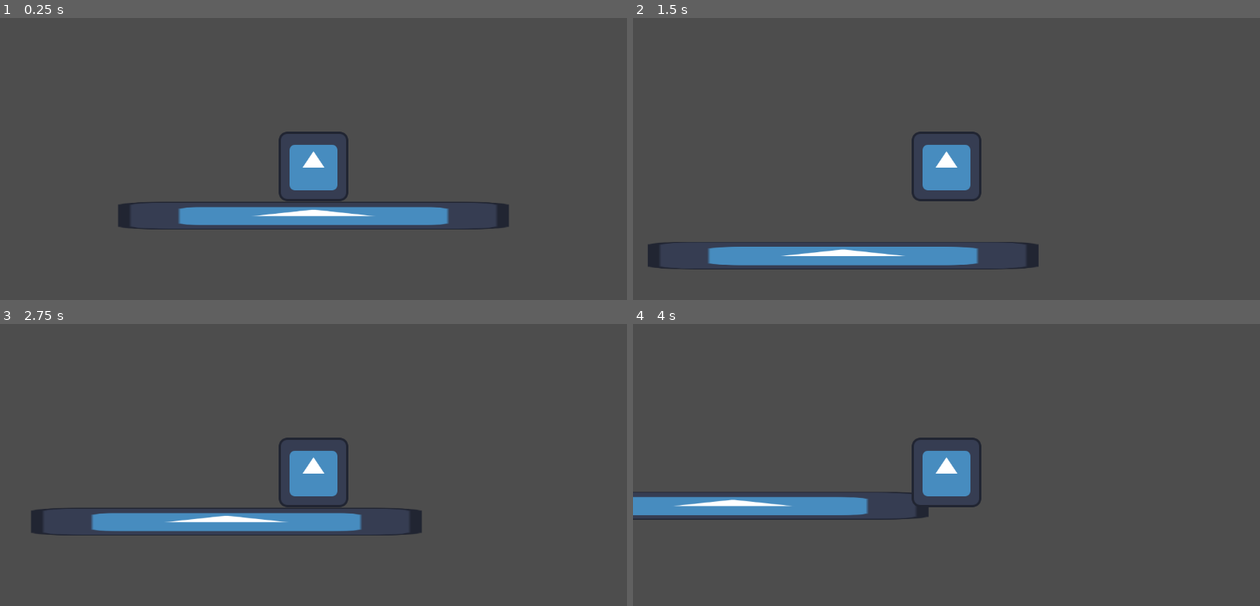
Above: before the commit, frames 1-4 (two rows, left to right).
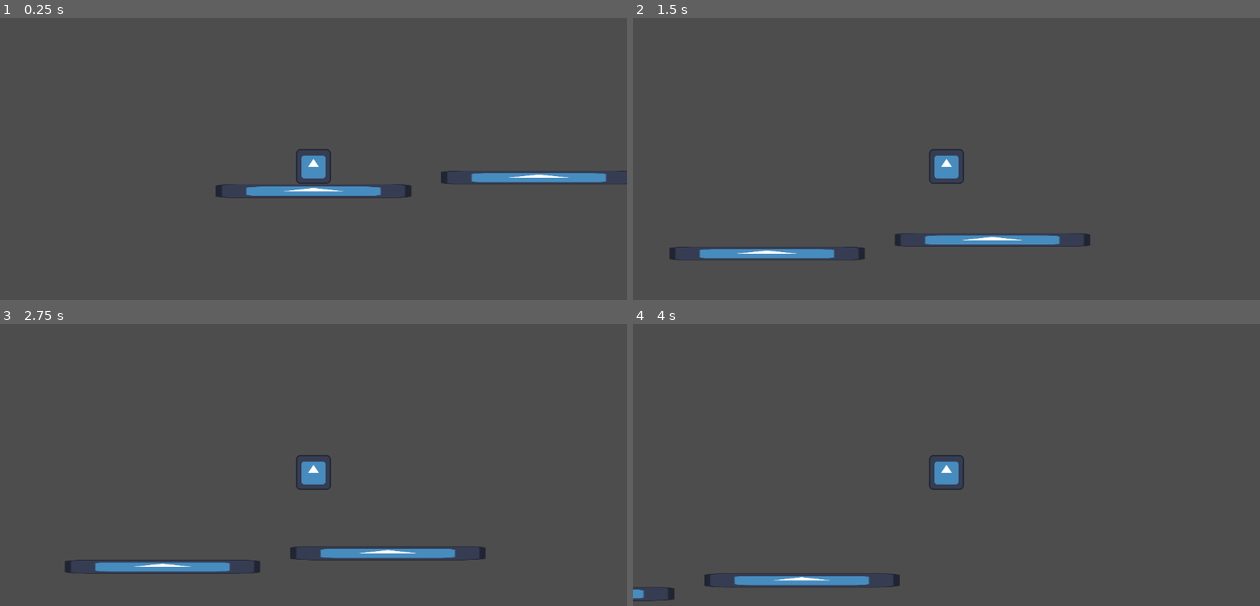
Above: after the commit, the same moments.

Repository: IncrediblyCreativeUsername/Team-Indecisive-Cutthroat-2026
Game: Godot game, scene res://Game/Game.tscn
The game is run twice, just before and just after one commit, with the same random seed, the same clock (stepped at 60 frames per second) and the same inputs. The engine's default icon, where the game draws it, is replaced by a stand-in: a white triangle on a blue panel in a dark square.
Inputs:
- Up to frame 1 (0.25 s): no input
- Up to frame 2 (1.5 s): tap Enter at 0.5 s; hold W (JUMP) 0.53-1.28 s; hold D (MOVE_RIGHT) from 0.53 s (still down); tap W (JUMP) at 1.35 s
- Up to frame 3 (2.75 s): tap W (JUMP) at 1.52, 1.82 s; release D (MOVE_RIGHT) at 2.03 s; hold A (MOVE_LEFT) from 2.03 s (still down); hold W (JUMP) from 2.03 s (still down)
- Up to frame 4 (4 s): release A (MOVE_LEFT) at 2.78 s; release W (JUMP) at 2.78 s; hold D (MOVE_RIGHT) from 2.78 s (still down); tap W (JUMP) at 2.85, 3.02, 3.32 s; hold W (JUMP) from 3.53 s (still down)

The runs differ from the first frame. In frame 1, 6.5% of the frame differs, in the area x 18-100%, y 40-75%; in frame 2, 5.5%; in frame 3, 6.9%, in the area x 5-78%, y 40-89%; in frame 4, 5.4%.

Commit message:
Jump Movement, Air Time, Coyote Time

Diff:
--- a/Game/Game.tscn
+++ b/Game/Game.tscn
@@ -5,7 +5,7 @@
 [ext_resource type="PackedScene" uid="uid://dy7klndipufbg" path="res://Player/Player.tscn" id="3_iv3md"]
 
 [sub_resource type="RectangleShape2D" id="RectangleShape2D_iv3md"]
-size = Vector2(121, 123)
+size = Vector2(129.59589, 123)
 
 [node name="Game" type="Node2D" unique_id=58104947]
 script = ExtResource("1_hqwdr")
@@ -21,6 +21,19 @@
 position = Vector2(-0.5, -1.5)
 shape = SubResource("RectangleShape2D_iv3md")
 
+[node name="TempBox2" type="CharacterBody2D" parent="." unique_id=1915063983]
+position = Vector2(827.99994, 80.999985)
+scale = Vector2(5.6097455, 0.39999938)
+
+[node name="Sprite2D" type="Sprite2D" parent="TempBox2" unique_id=1046321627]
+texture = ExtResource("2_vrr3t")
+
+[node name="CollisionShape2D" type="CollisionShape2D" parent="TempBox2" unique_id=1599316537]
+position = Vector2(-1.1586761, -1.5)
+scale = Vector2(0.9999998, 1)
+shape = SubResource("RectangleShape2D_iv3md")
+
 [node name="Player" parent="." unique_id=1863645860 instance=ExtResource("3_iv3md")]
 
 [node name="Camera2D" type="Camera2D" parent="Player" unique_id=594023427]
+zoom = Vector2(0.5, 0.5)
--- a/Player/player.gd
+++ b/Player/player.gd
@@ -1,11 +1,14 @@
 extends CharacterBody2D
 
-@export var speed : int = 200
-@export var jumpForce : int = 1000
+@export var speed : int = 700
+@export var jumpForce : int = 2000
 @export var gravity : int = 100
+@export var coyoteTime : int = 15
 
+var coyoteTimer = 0
 
-func _physics_process(delta: float) -> void:
+func _physics_process(_delta: float) -> void:
+	#X movement
 	velocity.x = 0
 
 	if Input.is_action_pressed("MOVE_RIGHT"):
@@ -15,10 +18,30 @@
 
 	velocity.x *= speed
 
-	if Input.is_action_just_pressed("JUMP"):
-		if is_on_floor():
+	#coyote time resets while on floor
+	if is_on_floor():
+		coyoteTimer = coyoteTime
+	else:
+		coyoteTimer -= 1
+
+	#Y movement
+	if Input.is_action_pressed("JUMP"):
+		#base jump force
+		if is_on_floor() or coyoteTimer > 0:
+			coyoteTimer = 0
+			velocity.y = 0
 			velocity.y -= jumpForce
+	else:
+		#shorter jump if not held
+		if velocity.y < 0:
+			velocity.y /= 1.3
+
+	#air time
+	if velocity.y < 0:
+		if velocity.y > 100:
+			velocity.y -= gravity * 0.8
 
 	velocity.y += gravity
 
+	#move according to velocity and delta
 	move_and_slide()
